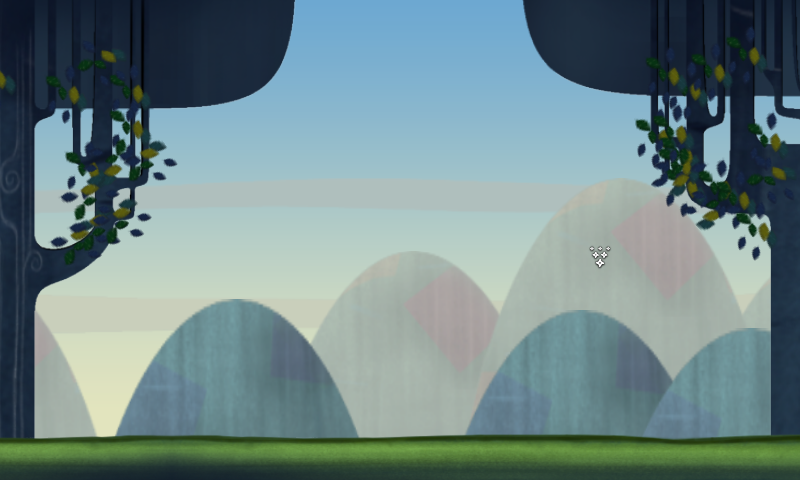
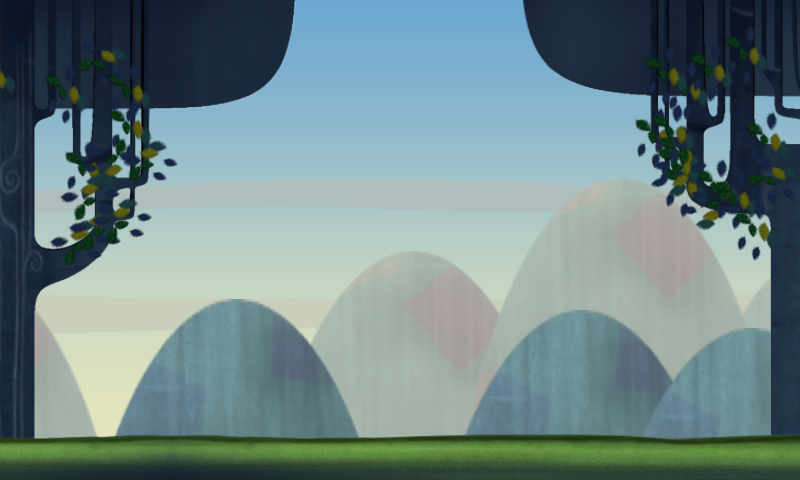
Layered file, before and after one edit (w=800, h=480). Changes by layer:
painted on "Layer 3" over [588, 238, 628, 270]
